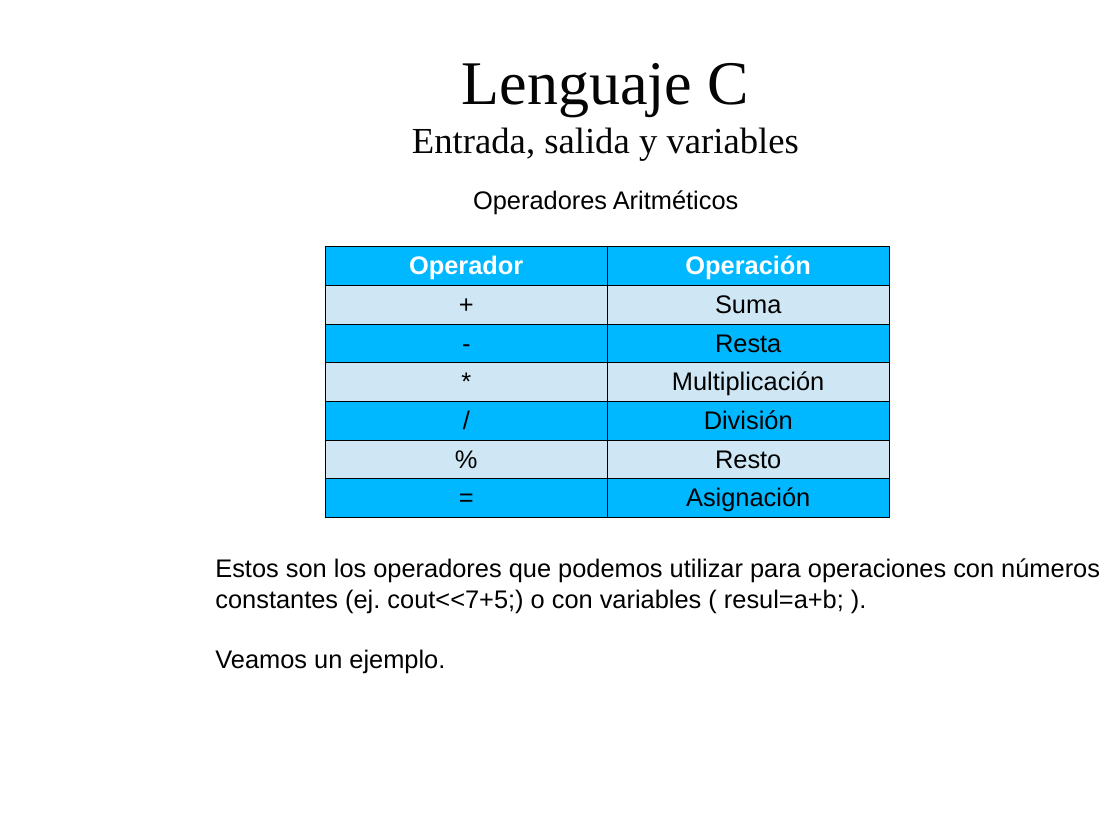
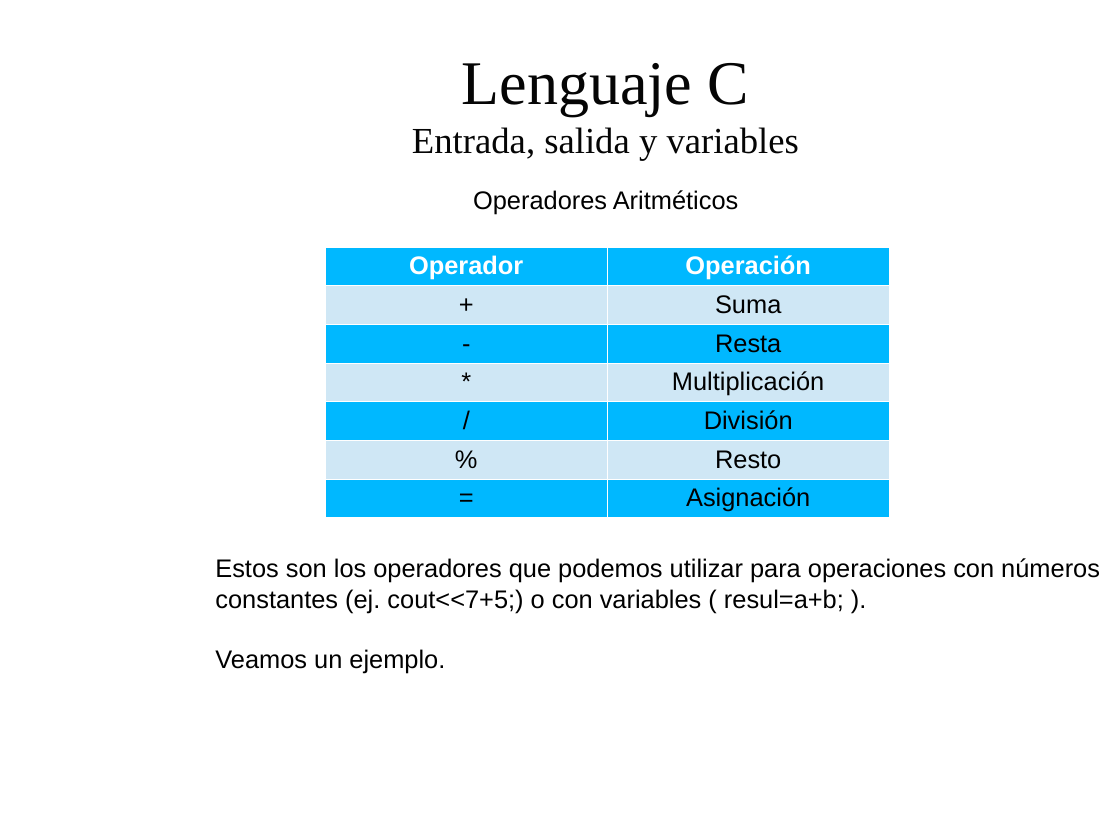
Before and after one commit to dolpo04/2bach, a slide deck: slide 24 of unidades/01_introduccion_a_la_programacion/presentacion/Tema1: Introduccion a la programacion.odp. Drawn at 1120x840 pixels with LibreOffice and Linux fonts; fonts in the diff are those of the drawing; background and template pictures are left out. Boxes give left, top, right and bottom in pixels: in the first picture for what was removed or moved away, otherwise in the second. Text is boxed around its words. In the diff, an @@ line names an element or a change of style, - is before the commit and + after.

```diff
--- a/unidades/01_introduccion_a_la_programacion/presentacion/Tema1: Introduccion a la programacion.odp
+++ b/unidades/01_introduccion_a_la_programacion/presentacion/Tema1: Introduccion a la programacion.odp
@@ table at <box>325,247,890,519</box> @@
@@ borders changed @@
```
Also in this commit, not shown: 1 other slide changed, 9 slides added, 9 other files.
